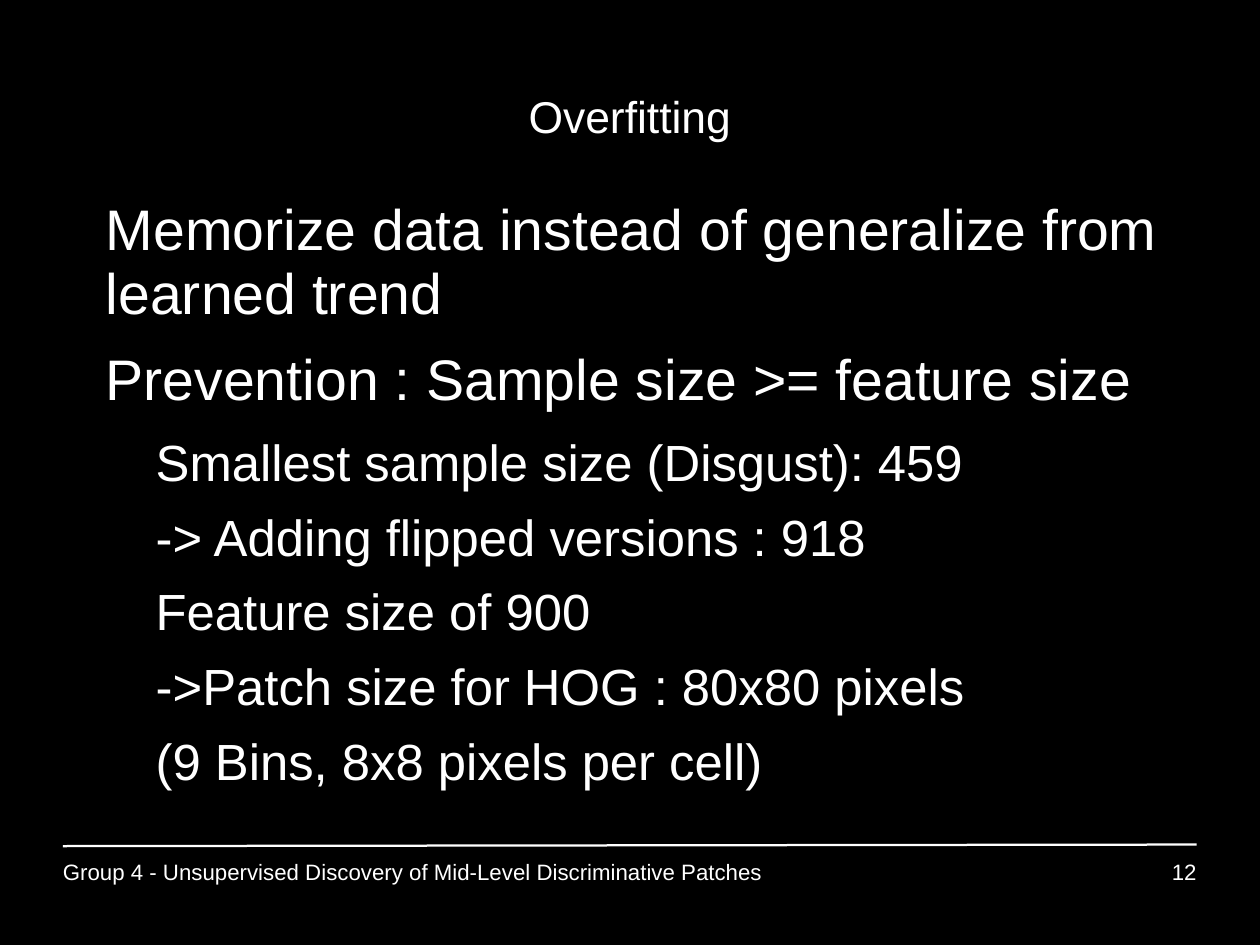
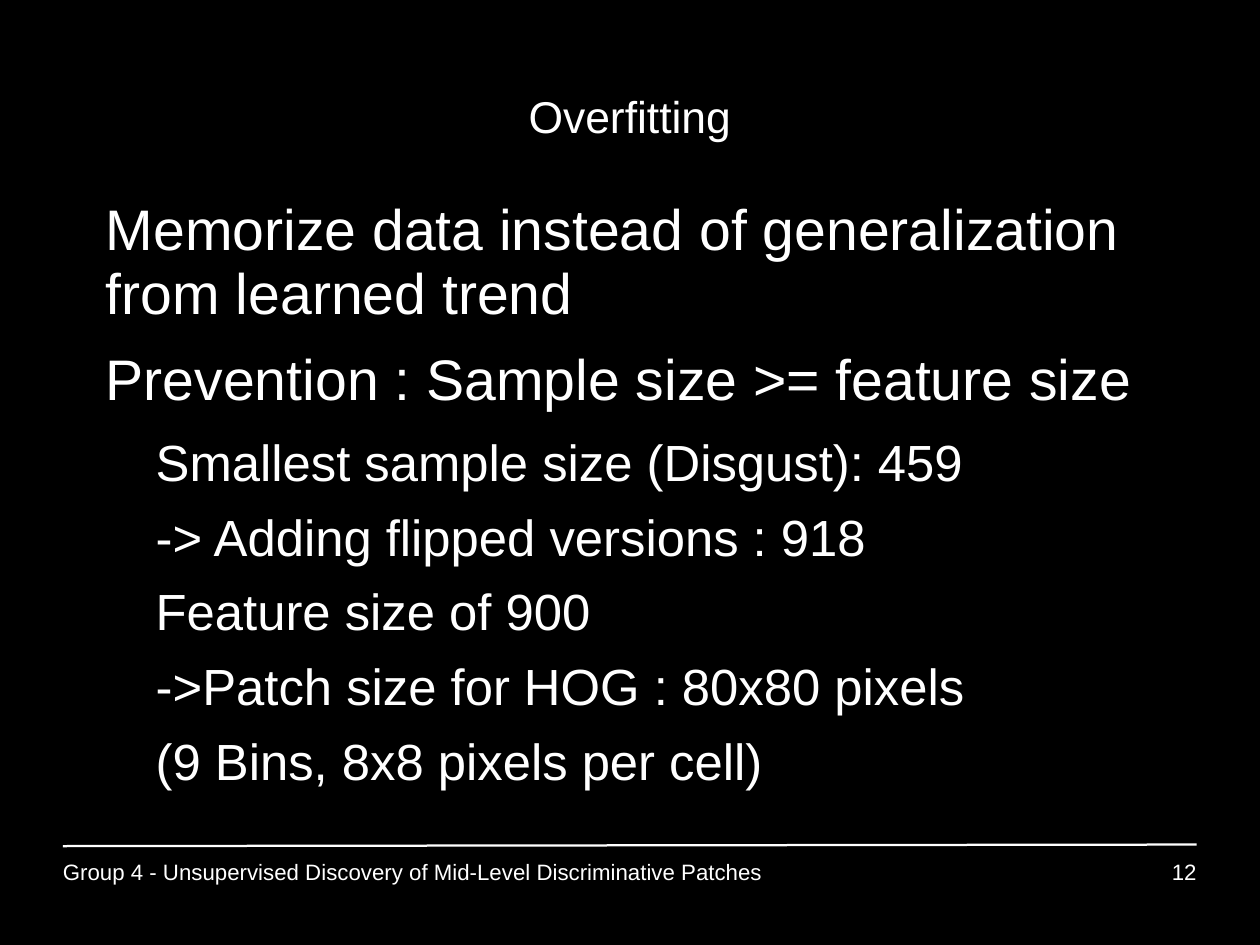
Before and after one commit to GiannisPapadopoulos/DiscriminativePatches, a slide deck: slide 12 of presentations/period3/MAI_Project1_Group4.ppt. Drawn at 1260x945 pixels with LibreOffice and Linux fonts; fonts in the diff are those of the drawing. Boxes give left, top, right and bottom in pixels: in the first picture for what was removed or moved away, otherwise in the second. Text is boxed around its words. In the diff, an @@ line names an element or a change of style, - is before the commit and + after.

Commit message:
typos

```diff
--- a/presentations/period3/MAI_Project1_Group4.ppt
+++ b/presentations/period3/MAI_Project1_Group4.ppt
@@ text at [106,208,1119,315]: text changed @@
-• Memorize data instead of generalize from learned trend
+• Memorize data instead of generalization from learned trend
```
Also in this commit, not shown: 3 other slides changed.
